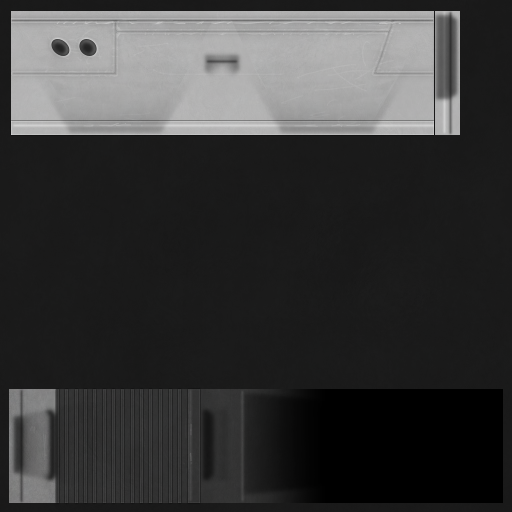
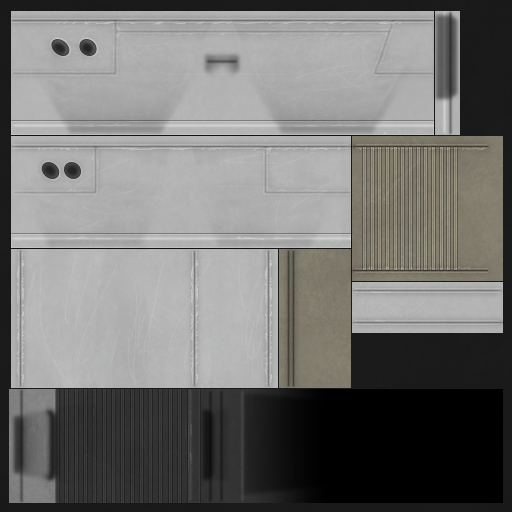
Revision of a layered 512×512 image; what changed, layer by layer:
painted on "ao" over 10, 136, 352, 251
painted on "high 2" over 67, 236, 292, 240
painted on "high 1" over 10, 235, 351, 242
painted on "low 1" over 208, 390, 224, 502
painted on "d1" (2nd of 2, in "d1") over 14, 147, 350, 193
painted on "d1 higher" over 25, 147, 327, 197
painted on "d1 high" over 12, 149, 351, 195
painted on "d1 grime" over 14, 141, 359, 203
painted on "b" (2nd of 3, in "b") over 12, 146, 503, 386
painted on "b higher" over 17, 132, 485, 382
painted on "b high" over 12, 144, 501, 386
painted on "grime 2" over 18, 151, 420, 386
painted on "grime 1" over 10, 136, 504, 395
painted on "paint" over 11, 145, 342, 388
painted on "wear" over 190, 146, 341, 242
painted on "b" (3rd of 3) over 11, 136, 503, 388
